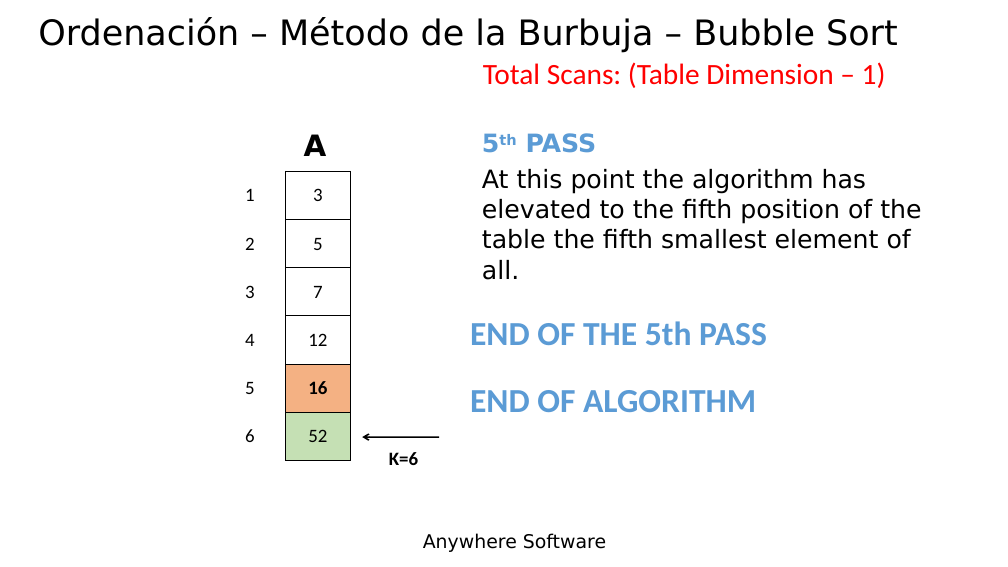
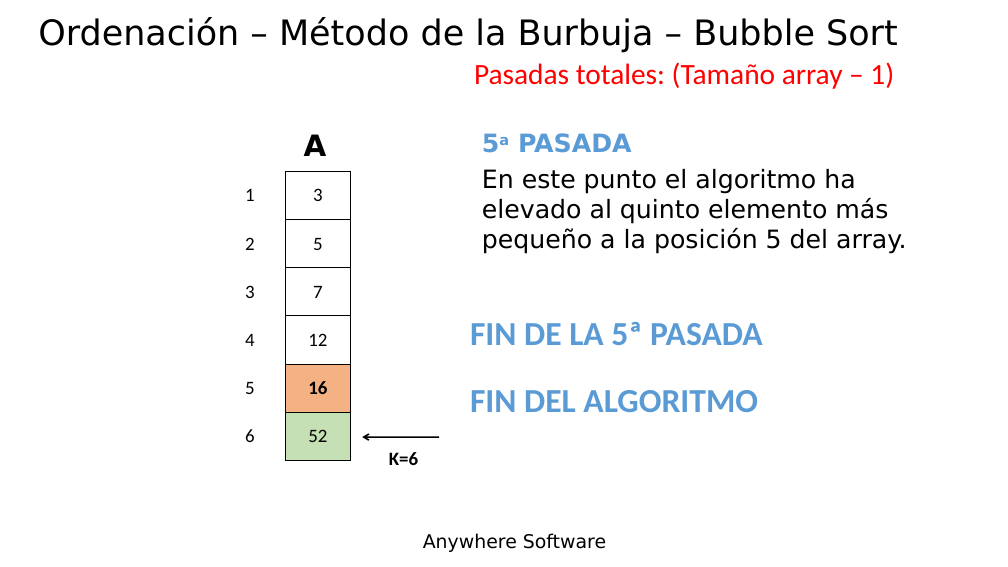
Before and after one commit to Lamashino/Teaching-B4J, a slide deck: slide 47 of Tema 14 - Matrices - Arrays/Tema 14 - Matrices - Arrays.pptx. Drawn at 1008x567 pixels with LibreOffice and Linux fonts; fonts in the diff are those of the drawing; background and template pictures are left out. Boxes give left, top, right and bottom in pixels: in the first picture for what was removed or moved away, otherwise in the second. Text is boxed around its words. In the diff, an @@ line names an element or a change of style, - is before the commit and + after.

```diff
--- a/Tema 14 - Matrices - Arrays/Tema 14 - Matrices - Arrays.pptx
+++ b/Tema 14 - Matrices - Arrays/Tema 14 - Matrices - Arrays.pptx
@@ text at bbox=[474, 62, 894, 89]: text changed @@
-Total Scans: (Table Dimension – 1)
+Pasadas totales: (Tamaño array – 1)
@@ text at bbox=[518, 133, 632, 153]: text changed @@
-5th PASS
+5a PASADA
@@ text at bbox=[482, 169, 906, 254]: text changed @@
-At this point the algorithm has elevated to the fifth position of the table the fifth smallest element of all.
+En este punto el algoritmo ha elevado al quinto elemento más pequeño a la posición 5 del array.
@@ text at bbox=[470, 322, 763, 345]: text changed @@
-END OF THE 5th PASS
+FIN DE LA 5ª PASADA
@@ text at bbox=[470, 390, 758, 412]: text changed @@
-END OF ALGORITHM
+FIN DEL ALGORITMO
```
Also in this commit, not shown: 22 other slides changed.
